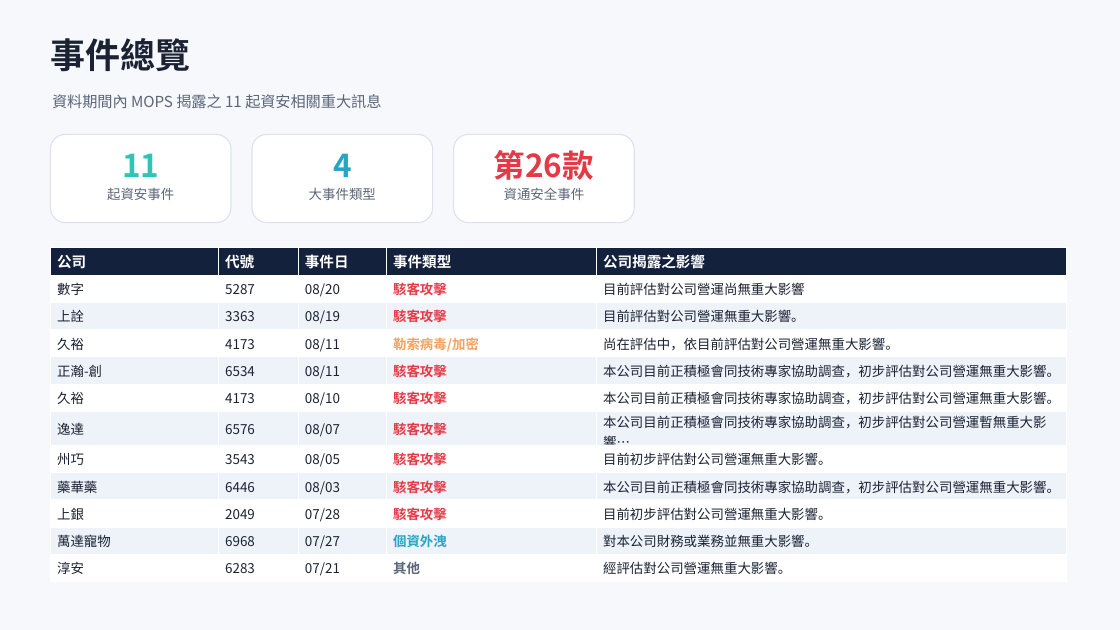
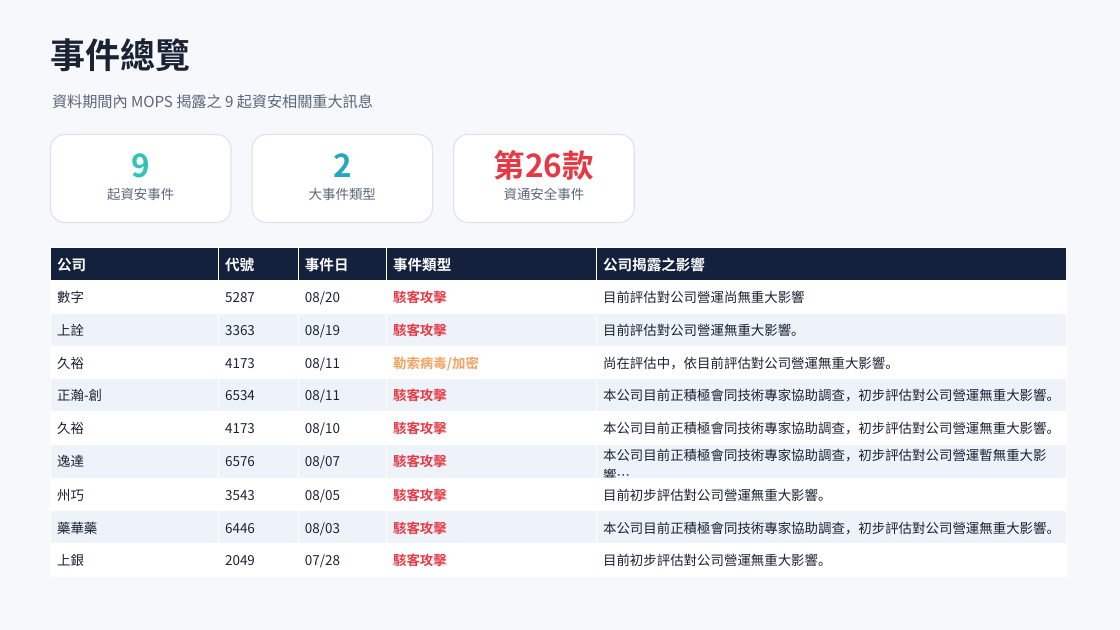
Before and after one commit to Johnnylin77/mops-isec-monitor, a slide deck: slide 2 of 資安事件因應分析.pptx. Drawn at 1120x630 pixels with LibreOffice and Linux fonts; fonts in the diff are those of the drawing. Boxes give left, top, right and bottom in pixels: in the first picture for what was removed or moved away, otherwise in the second. Text is boxed around its words. In the diff, an @@ line names an element or a change of style, - is before the commit and + after.

Commit message:
MOPS report: 2026-08-28

```diff
--- a/資安事件因應分析.pptx
+++ b/資安事件因應分析.pptx
@@ text at (x1=52, y1=94, x2=373, y2=108): text changed @@
-資料期間內 MOPS 揭露之 11 起資安相關重大訊息
+資料期間內 MOPS 揭露之 9 起資安相關重大訊息
@@ text at (x1=131, y1=153, x2=150, y2=178): text changed @@
-11
+9
@@ text at (x1=333, y1=153, x2=352, y2=177): text changed @@
-4
+2
@@ table at (x1=50, y1=248, x2=1067, y2=576) @@
-row 11: 萬達寵物 | 6968 | 07/27 | 個資外洩 | 對本公司財務或業務並無重大影響。
-row 12: 淳安 | 6283 | 07/21 | 其他 | 經評估對公司營運無重大影響。
```
Also in this commit, not shown: 4 other slides changed, 2 other files.
